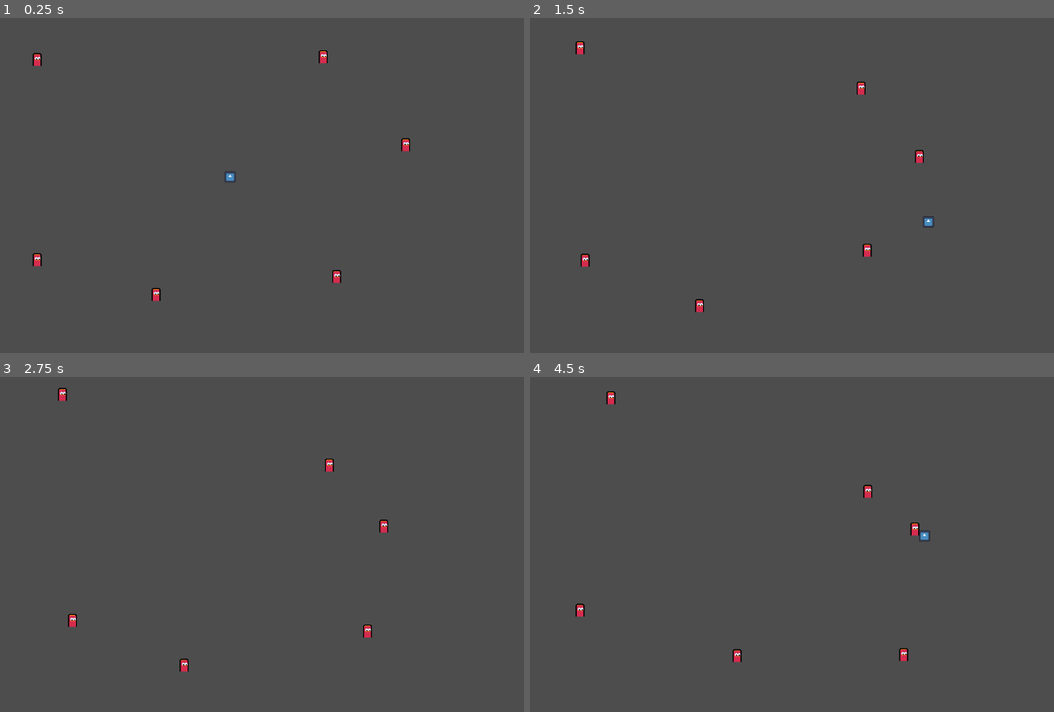
Above: before the commit, frames 1-4 (two rows, left to right).
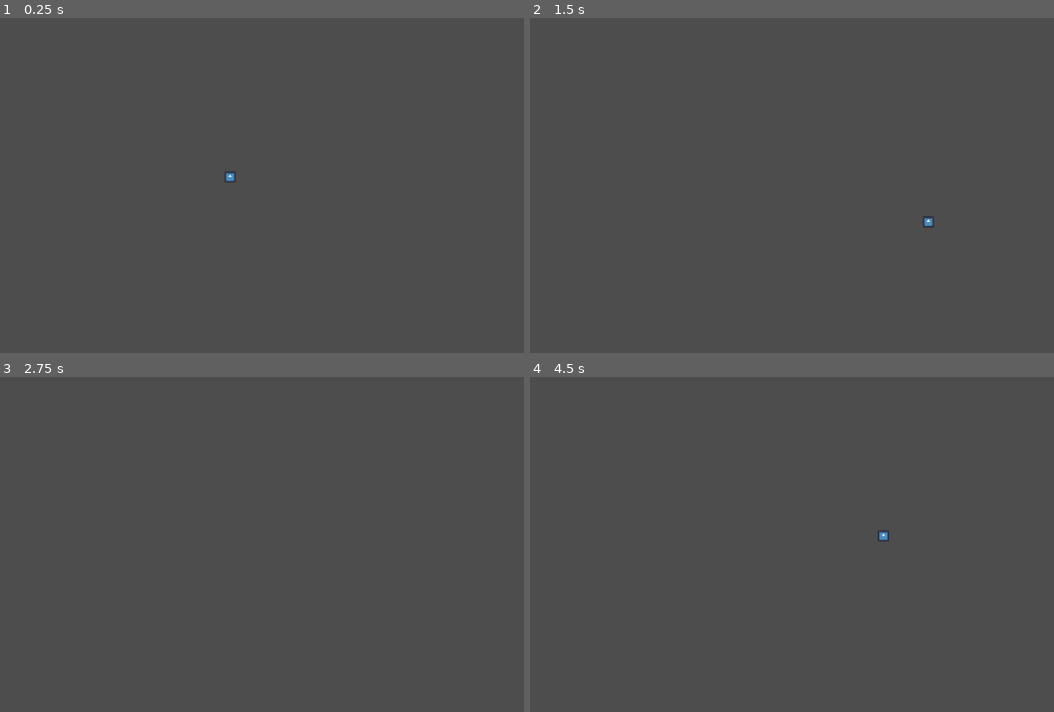
Above: after the commit, the same moments.

Repository: rodrigo-travessa/state-machine-learning-app
Game: Godot game, scene res://Scenes/main.tscn
The game is run twice, just before and just after one commit, with the same random seed, the same clock (stepped at 60 frames per second) and the same inputs. The engine's default icon, where the game draws it, is replaced by a stand-in: a white triangle on a blue panel in a dark square.
Inputs (mouse positions are in pixels of both pictures, inside the frame that each line leads up to):
- Up to frame 1 (0.25 s): no input
- Up to frame 2 (1.5 s): move the mouse to (870, 152) at 0.52 s; hold D (right) 0.53-1.28 s; move the mouse to (603, 188) at 1.27 s; hold S (down) from 1.28 s (still down)
- Up to frame 3 (2.75 s): move the mouse to (267, 450) at 2.02 s; release S (down) at 2.03 s; hold D (right) from 2.03 s (still down)
- Up to frame 4 (4.5 s): move the mouse to (697, 601) at 2.77 s; release D (right) at 2.78 s; hold W (up) 2.78-3.53 s; move the mouse to (923, 584) at 3.52 s; hold A (left) from 3.53 s (still down); move the mouse to (535, 477) at 4.27 s

The runs differ from the first frame. In frame 1, 0.4% of the frame differs, in the area x 6-79%, y 9-85%; in frame 2, 0.4%; in frame 3, 0.4%; in frame 4, 0.5%, in the area x 8-77%, y 4-86%.

Commit message:
added animations

Diff:
--- a/Scenes/Enemy/EnemyFollow.gd
+++ b/Scenes/Enemy/EnemyFollow.gd
@@ -7,9 +7,10 @@
 var player : CharacterBody2D
 
 func Enter():
+	Parent.play_animations("follow")
 	player = get_tree().get_first_node_in_group("player")
 
-func Physics_Update(delta: float):
+func Update_Physics(delta: float):
 	var direction = player.global_position - Parent.global_position
 	Parent.velocity = direction.normalized() * move_speed
 
--- a/Scenes/Enemy/EnemyIdle.gd
+++ b/Scenes/Enemy/EnemyIdle.gd
@@ -3,6 +3,7 @@
 
 @export var Parent: CharacterBody2D
 @export var move_speed: float = 10.0
+@onready var animation_player: AnimationPlayer = $"../../AnimationPlayer"
 
 var move_direction: Vector2
 var wander_time: float
@@ -13,6 +14,7 @@
 	wander_time = randf_range(1,4)
 
 func Enter():
+	animation_player.play("run")
 	player = get_tree().get_first_node_in_group("player")
 	randomize_wander()
 
@@ -22,7 +24,7 @@
 	else:
 		randomize_wander()
 
-func Physics_Update(delta: float):
+func Update_Physics(delta: float):
 	var direction = player.global_position - Parent.global_position
 	if direction.length() < 200:
 		TransitionTo.emit(self, "follow")
--- a/Scenes/Enemy/enemy.gd
+++ b/Scenes/Enemy/enemy.gd
@@ -1,5 +1,18 @@
 extends CharacterBody2D
 class_name enemy
 
-func _physics_process(delta: float) -> void:
+@onready var sprite_2d: Sprite2D = $Sprite2D
+@onready var animation_player: AnimationPlayer = $AnimationPlayer
+
+func _process(_delta: float) -> void:
+	if velocity.x > 0:
+		sprite_2d.flip_h = false
+	else:
+		sprite_2d.flip_h = true
+
+func _physics_process(_delta: float) -> void:
 	move_and_slide()
+
+func play_animations(animation_name: String):
+	if animation_name and animation_player:
+		animation_player.play(animation_name)
--- a/Scenes/Enemy/enemy.tscn
+++ b/Scenes/Enemy/enemy.tscn
@@ -1,14 +1,72 @@
-[gd_scene load_steps=7 format=3 uid="uid://dso0atiwcfaqy"]
+[gd_scene load_steps=11 format=3 uid="uid://dso0atiwcfaqy"]
 
 [ext_resource type="Script" uid="uid://c0j6rdqdnsxg1" path="res://Scenes/Enemy/enemy.gd" id="1_dmwl5"]
-[ext_resource type="Texture2D" uid="uid://ky5jw4ji2jjw" path="res://Scenes/Enemy/enemy_medium.png" id="1_mw074"]
+[ext_resource type="Texture2D" uid="uid://cku2tacx5p5ja" path="res://Scenes/Enemy/DinoSprites - tard.png" id="2_d40jh"]
 [ext_resource type="Script" uid="uid://dayw0phcjkib3" path="res://Scenes/Enemy/state_machine.gd" id="2_nvvbs"]
 [ext_resource type="Script" uid="uid://bkdkhn3anxhxh" path="res://Scenes/Enemy/EnemyIdle.gd" id="3_2t2r4"]
 [ext_resource type="Script" uid="uid://bnugdwfn1nybv" path="res://Scenes/Enemy/EnemyFollow.gd" id="5_d40jh"]
 
 [sub_resource type="CapsuleShape2D" id="CapsuleShape2D_xjnqo"]
-radius = 7.0
-height = 20.0
+radius = 6.0
+height = 16.0
+
+[sub_resource type="Animation" id="Animation_d40jh"]
+resource_name = "run"
+length = 0.6
+loop_mode = 1
+step = 0.1
+tracks/0/type = "value"
+tracks/0/imported = false
+tracks/0/enabled = true
+tracks/0/path = NodePath("Sprite2D:frame")
+tracks/0/interp = 1
+tracks/0/loop_wrap = true
+tracks/0/keys = {
+"times": PackedFloat32Array(0, 0.1, 0.2, 0.3, 0.4, 0.5),
+"transitions": PackedFloat32Array(1, 1, 1, 1, 1, 1),
+"update": 1,
+"values": [4, 5, 6, 7, 8, 9]
+}
+
+[sub_resource type="Animation" id="Animation_gx76c"]
+length = 0.001
+tracks/0/type = "value"
+tracks/0/imported = false
+tracks/0/enabled = true
+tracks/0/path = NodePath("Sprite2D:frame")
+tracks/0/interp = 1
+tracks/0/loop_wrap = true
+tracks/0/keys = {
+"times": PackedFloat32Array(0),
+"transitions": PackedFloat32Array(1),
+"update": 1,
+"values": [0]
+}
+
+[sub_resource type="Animation" id="Animation_pqgp3"]
+resource_name = "follow"
+length = 0.6
+loop_mode = 1
+step = 0.1
+tracks/0/type = "value"
+tracks/0/imported = false
+tracks/0/enabled = true
+tracks/0/path = NodePath("Sprite2D:frame")
+tracks/0/interp = 1
+tracks/0/loop_wrap = true
+tracks/0/keys = {
+"times": PackedFloat32Array(0, 0.1, 0.2, 0.3, 0.4, 0.5),
+"transitions": PackedFloat32Array(1, 1, 1, 1, 1, 1),
+"update": 1,
+"values": [17, 18, 19, 20, 21, 22]
+}
+
+[sub_resource type="AnimationLibrary" id="AnimationLibrary_pqgp3"]
+_data = {
+&"RESET": SubResource("Animation_gx76c"),
+&"follow": SubResource("Animation_pqgp3"),
+&"run": SubResource("Animation_d40jh")
+}
 
 [node name="Enemy" type="CharacterBody2D"]
 motion_mode = 1
@@ -17,12 +75,20 @@
 
 [node name="Sprite2D" type="Sprite2D" parent="."]
 texture_filter = 1
-position = Vector2(0, -11)
-texture = ExtResource("1_mw074")
+position = Vector2(0, -17)
+scale = Vector2(2, 2)
+texture = ExtResource("2_d40jh")
+hframes = 24
 
 [node name="CollisionShape2D" type="CollisionShape2D" parent="."]
-position = Vector2(0, -10)
+position = Vector2(0, -8)
 shape = SubResource("CapsuleShape2D_xjnqo")
+
+[node name="AnimationPlayer" type="AnimationPlayer" parent="."]
+libraries = {
+&"": SubResource("AnimationLibrary_pqgp3")
+}
+autoplay = "run"
 
 [node name="StateMachine" type="Node" parent="." node_paths=PackedStringArray("Parent", "initial_state")]
 script = ExtResource("2_nvvbs")
--- a/Scenes/Enemy/state_machine.gd
+++ b/Scenes/Enemy/state_machine.gd
@@ -20,7 +20,7 @@
 
 func _physics_process(delta: float) -> void:
 	if current_state:
-		current_state.Physics_Update(delta)
+		current_state.Update_Physics(delta)
 
 func on_child_transition_to(state, new_state_name):
 	if state != current_state:
--- a/Scenes/main.tscn
+++ b/Scenes/main.tscn
@@ -1,27 +1,8 @@
-[gd_scene load_steps=3 format=3 uid="uid://baq5uthhrhaut"]
+[gd_scene load_steps=2 format=3 uid="uid://baq5uthhrhaut"]
 
 [ext_resource type="PackedScene" uid="uid://dcbxx52un58yo" path="res://Scenes/player/player.tscn" id="1_jjgbg"]
-[ext_resource type="PackedScene" uid="uid://dso0atiwcfaqy" path="res://Scenes/Enemy/enemy.tscn" id="2_bo1nx"]
 
 [node name="Main" type="Node2D"]
 
 [node name="Player" parent="." instance=ExtResource("1_jjgbg")]
 position = Vector2(628, 334)
-
-[node name="Enemy" parent="." instance=ExtResource("2_bo1nx")]
-position = Vector2(491, 552)
-
-[node name="Enemy2" parent="." instance=ExtResource("2_bo1nx")]
-position = Vector2(278, 493)
-
-[node name="Enemy3" parent="." instance=ExtResource("2_bo1nx")]
-position = Vector2(824, 525)
-
-[node name="Enemy4" parent="." instance=ExtResource("2_bo1nx")]
-position = Vector2(946, 291)
-
-[node name="Enemy5" parent="." instance=ExtResource("2_bo1nx")]
-position = Vector2(794, 124)
-
-[node name="Enemy6" parent="." instance=ExtResource("2_bo1nx")]
-position = Vector2(279, 139)
--- a/States/state.gd
+++ b/States/state.gd
@@ -12,5 +12,5 @@
 func Update(delta: float):
 	pass
 
-func Physics_Update(delta: float):
+func Update_Physics(delta: float):
 	pass
Binary file added: Scenes/Enemy/DinoSprites - tard.png
Not shown, added: Scenes/Enemy/DinoSprites - tard.png.import
